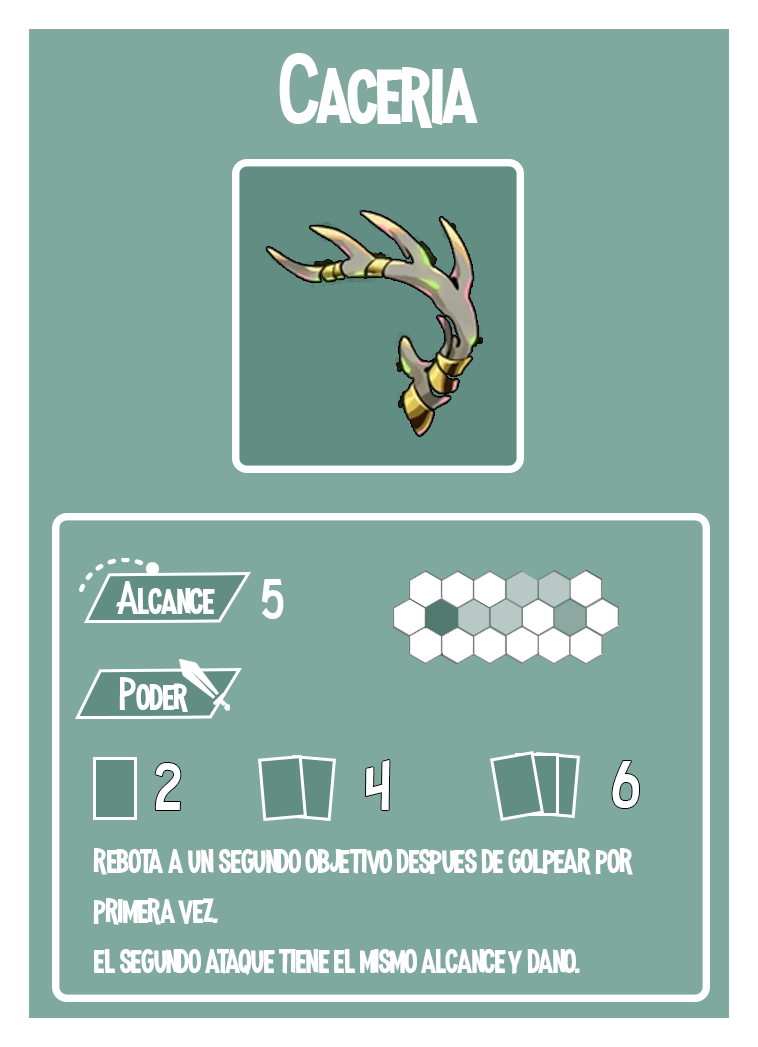
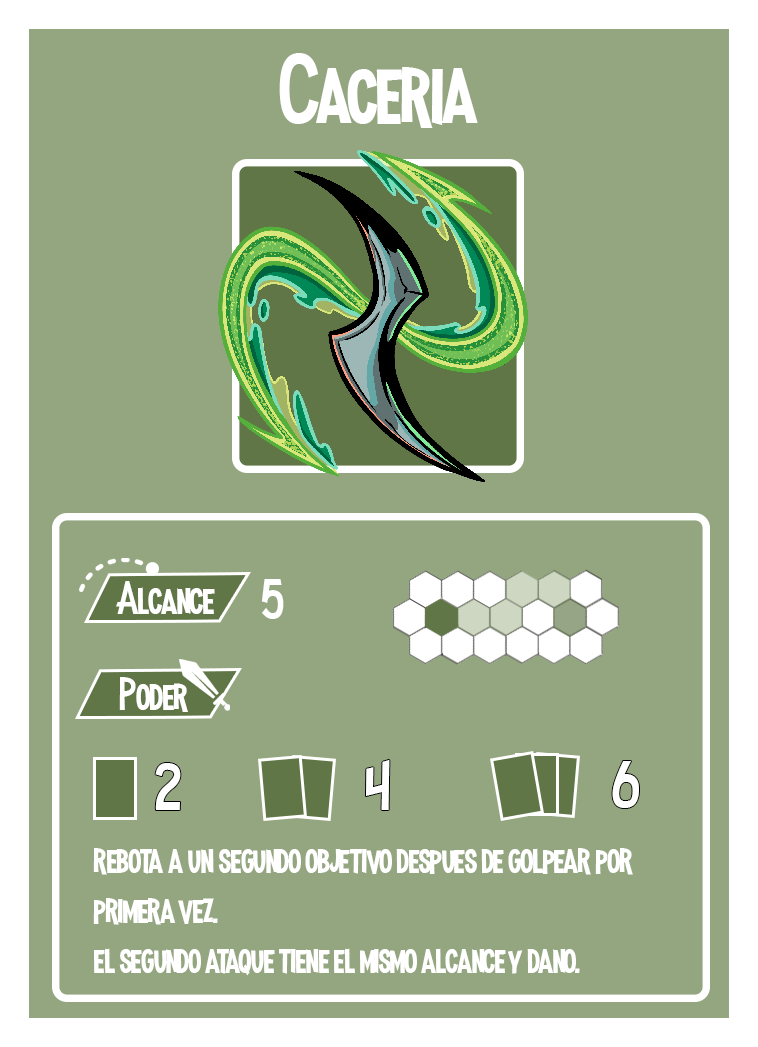
Before/after of a 758x1047 layered artwork. What changed in the layer stack:
painted on "carta copy 3" (1st of 3, in "Roundabout Card") over 490, 751, 544, 821
painted on "carta copy 3" (2nd of 3, in "Roundabout Card") over 515, 754, 556, 816
painted on "carta copy 3" (3rd of 3, in "Roundabout Card") over 531, 752, 580, 818
painted on "carta copy" over 258, 755, 307, 821
painted on "carta copy 2" over 287, 755, 336, 821
painted on "carta" over 96, 760, 134, 817
painted on "Capa 1" over 218, 150, 528, 482
painted on "Rectangle 1" over 239, 166, 524, 467
painted on "Layer 5" over 29, 29, 729, 1018